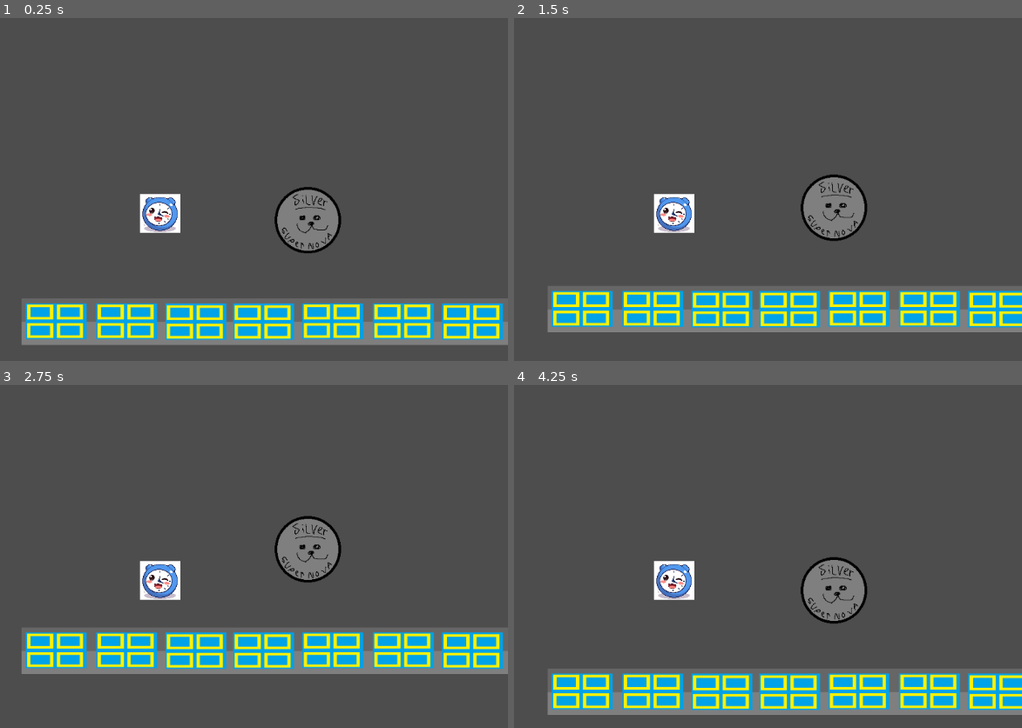
Above: before the commit, frames 1-4 (two rows, left to right).
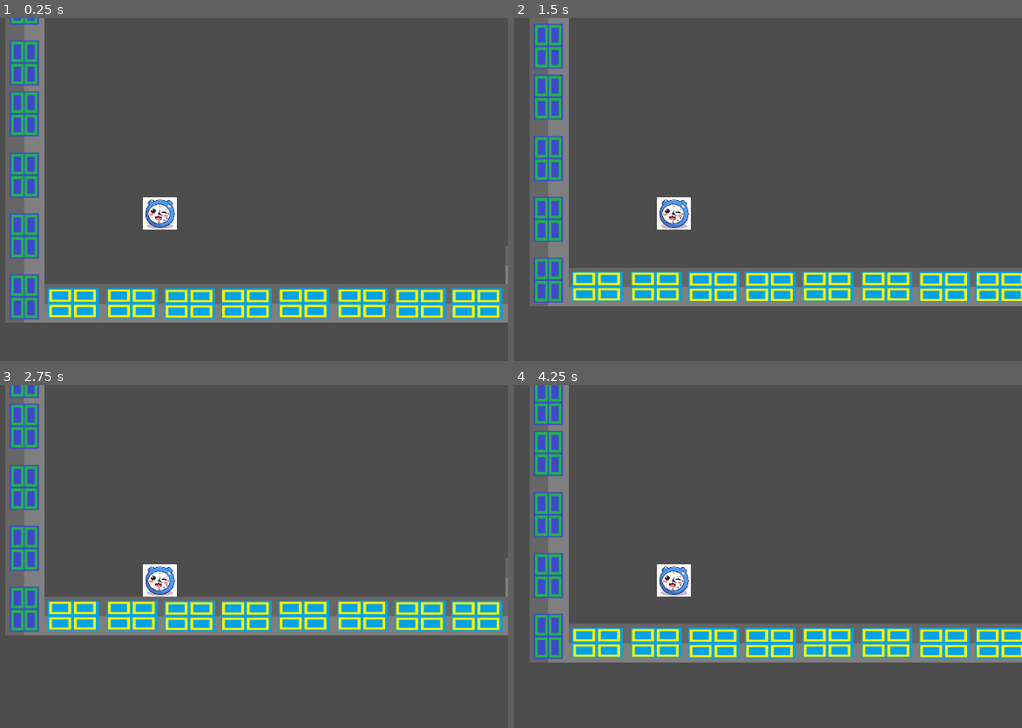
Above: after the commit, the same moments.

Repository: Novaliyn/SuperSilverHunter
Game: Godot game, scene res://Levels/Level1.tscn
Two runs of this game, one before a commit and one after it. Both use one fixed random seed, a clock stepped at 60 frames per second and the inputs below.
Inputs:
- Up to frame 1 (0.25 s): no input
- Up to frame 2 (1.5 s): tap Enter (ui_accept) at 0.5, 0.6, 0.77, 1.07 s; tap A (KEYA) at 1.35 s
- Up to frame 3 (2.75 s): tap Enter (ui_accept) at 1.52, 1.55, 1.82, 2.3 s; tap D (KEYD) at 2.1 s
- Up to frame 4 (4.25 s): tap Enter (ui_accept) at 2.85, 3.02, 3.32, 3.77, 3.8, 4.07 s; tap A (KEYA) at 3.6 s

The runs differ from the first frame. In frame 1, 24% of the frame differs, in the area x 1-100%, y 0-96%; in frame 2, 25%; in frame 3, 29%; in frame 4, 31%, in the area x 3-100%, y 0-97%.

Commit message:
organized and added spikes and walls.

Diff:
--- a/Levels/Level1.tscn
+++ b/Levels/Level1.tscn
@@ -1,62 +1,159 @@
-[gd_scene load_steps=5 format=3 uid="uid://ck0jcs2xow44g"]
+[gd_scene load_steps=8 format=3 uid="uid://ck0jcs2xow44g"]
 
 [ext_resource type="PackedScene" uid="uid://flb8xv1teey1" path="res://Objects/Character.tscn" id="1_3anf8"]
 [ext_resource type="PackedScene" uid="uid://bv0uhxnwjx1el" path="res://Objects/Silver.tscn" id="3_fhqol"]
 [ext_resource type="Texture2D" uid="uid://b1uqdcqwbw6f7" path="res://images/Platform.png" id="3_iotdp"]
+[ext_resource type="Texture2D" uid="uid://cc8b57e56qd1d" path="res://images/Wall.png" id="4_iotdp"]
+[ext_resource type="PackedScene" uid="uid://d2ikeefah20xn" path="res://Objects/spike.tscn" id="5_nutv8"]
 
 [sub_resource type="RectangleShape2D" id="RectangleShape2D_nutv8"]
 size = Vector2(1526, 254.5)
 
-[node name="Node2D" type="Node2D"]
+[sub_resource type="RectangleShape2D" id="RectangleShape2D_05pb0"]
+size = Vector2(260.25, 1550.25)
+
+[node name="Level" type="Node2D"]
 
 [node name="Character" parent="." instance=ExtResource("1_3anf8")]
 
-[node name="Silver" parent="." instance=ExtResource("3_fhqol")]
-position = Vector2(817, 66)
+[node name="NormalBlocks" type="CanvasGroup" parent="."]
 
-[node name="Silver2" parent="." instance=ExtResource("3_fhqol")]
-position = Vector2(3065, -197)
+[node name="Platforms" type="StaticBody2D" parent="NormalBlocks"]
 
-[node name="Platform" type="StaticBody2D" parent="."]
-
-[node name="CollisionShape2D" type="CollisionShape2D" parent="Platform"]
+[node name="CollisionShape2D" type="CollisionShape2D" parent="NormalBlocks/Platforms"]
 position = Vector2(0, 626)
 shape = SubResource("RectangleShape2D_nutv8")
 
-[node name="Sprite2D" type="Sprite2D" parent="Platform"]
-position = Vector2(5.72205e-06, 626.25)
+[node name="Sprite2D" type="Sprite2D" parent="NormalBlocks/Platforms"]
+position = Vector2(6.16312e-05, 626)
 scale = Vector2(3.815, 3.40667)
 texture = ExtResource("3_iotdp")
 
-[node name="Platform2" type="StaticBody2D" parent="."]
-
-[node name="CollisionShape2D" type="CollisionShape2D" parent="Platform2"]
+[node name="CollisionShape2D2" type="CollisionShape2D" parent="NormalBlocks/Platforms"]
 position = Vector2(1526, 626)
 shape = SubResource("RectangleShape2D_nutv8")
 
-[node name="Sprite2D" type="Sprite2D" parent="Platform2"]
+[node name="Sprite2D2" type="Sprite2D" parent="NormalBlocks/Platforms"]
 position = Vector2(1526, 626)
 scale = Vector2(3.815, 3.40667)
 texture = ExtResource("3_iotdp")
 
-[node name="Platform3" type="StaticBody2D" parent="."]
-
-[node name="CollisionShape2D" type="CollisionShape2D" parent="Platform3"]
+[node name="CollisionShape2D3" type="CollisionShape2D" parent="NormalBlocks/Platforms"]
 position = Vector2(3052, 371)
 shape = SubResource("RectangleShape2D_nutv8")
 
-[node name="Sprite2D" type="Sprite2D" parent="Platform3"]
+[node name="Sprite2D3" type="Sprite2D" parent="NormalBlocks/Platforms"]
 position = Vector2(3052, 371)
 scale = Vector2(3.815, 3.40667)
 texture = ExtResource("3_iotdp")
 
-[node name="Platform4" type="StaticBody2D" parent="."]
-
-[node name="CollisionShape2D" type="CollisionShape2D" parent="Platform4"]
+[node name="CollisionShape2D4" type="CollisionShape2D" parent="NormalBlocks/Platforms"]
 position = Vector2(3052, 626)
 shape = SubResource("RectangleShape2D_nutv8")
 
-[node name="Sprite2D" type="Sprite2D" parent="Platform4"]
+[node name="Sprite2D4" type="Sprite2D" parent="NormalBlocks/Platforms"]
 position = Vector2(3052, 626)
 scale = Vector2(3.815, 3.40667)
 texture = ExtResource("3_iotdp")
+
+[node name="CollisionShape2D5" type="CollisionShape2D" parent="NormalBlocks/Platforms"]
+position = Vector2(-260, -2475.25)
+shape = SubResource("RectangleShape2D_nutv8")
+
+[node name="Sprite2D5" type="Sprite2D" parent="NormalBlocks/Platforms"]
+position = Vector2(-260, -2475.25)
+scale = Vector2(3.815, 3.40667)
+texture = ExtResource("3_iotdp")
+
+[node name="CollisionShape2D6" type="CollisionShape2D" parent="NormalBlocks/Platforms"]
+position = Vector2(1266, -2475.25)
+shape = SubResource("RectangleShape2D_nutv8")
+
+[node name="Sprite2D6" type="Sprite2D" parent="NormalBlocks/Platforms"]
+position = Vector2(1266, -2475.25)
+scale = Vector2(3.815, 3.40667)
+texture = ExtResource("3_iotdp")
+
+[node name="CollisionShape2D7" type="CollisionShape2D" parent="NormalBlocks/Platforms"]
+position = Vector2(2792, -2475.25)
+shape = SubResource("RectangleShape2D_nutv8")
+
+[node name="Sprite2D7" type="Sprite2D" parent="NormalBlocks/Platforms"]
+position = Vector2(2792, -2475.25)
+scale = Vector2(3.815, 3.40667)
+texture = ExtResource("3_iotdp")
+
+[node name="CollisionShape2D8" type="CollisionShape2D" parent="NormalBlocks/Platforms"]
+position = Vector2(4318, -2475.25)
+shape = SubResource("RectangleShape2D_nutv8")
+
+[node name="Sprite2D8" type="Sprite2D" parent="NormalBlocks/Platforms"]
+position = Vector2(4318, -2475.25)
+scale = Vector2(3.815, 3.40667)
+texture = ExtResource("3_iotdp")
+
+[node name="CollisionShape2D9" type="CollisionShape2D" parent="NormalBlocks/Platforms"]
+position = Vector2(4840, -637.25)
+shape = SubResource("RectangleShape2D_nutv8")
+
+[node name="Sprite2D9" type="Sprite2D" parent="NormalBlocks/Platforms"]
+position = Vector2(4840, -637.25)
+scale = Vector2(3.815, 3.40667)
+texture = ExtResource("3_iotdp")
+
+[node name="CollisionShape2D10" type="CollisionShape2D" parent="NormalBlocks/Platforms"]
+position = Vector2(5986, -382.25)
+shape = SubResource("RectangleShape2D_nutv8")
+
+[node name="Sprite2D10" type="Sprite2D" parent="NormalBlocks/Platforms"]
+position = Vector2(5986, -382.25)
+scale = Vector2(3.815, 3.40667)
+texture = ExtResource("3_iotdp")
+
+[node name="Walls" type="StaticBody2D" parent="NormalBlocks"]
+
+[node name="CollisionShape2D" type="CollisionShape2D" parent="NormalBlocks/Walls"]
+position = Vector2(-893.125, -21.875)
+shape = SubResource("RectangleShape2D_05pb0")
+
+[node name="Sprite2D" type="Sprite2D" parent="NormalBlocks/Walls"]
+position = Vector2(-893, -21.5001)
+scale = Vector2(3.46667, 3.8775)
+texture = ExtResource("4_iotdp")
+
+[node name="CollisionShape2D2" type="CollisionShape2D" parent="NormalBlocks/Walls"]
+position = Vector2(-893.125, -1572.88)
+shape = SubResource("RectangleShape2D_05pb0")
+
+[node name="Sprite2D2" type="Sprite2D" parent="NormalBlocks/Walls"]
+position = Vector2(-893, -1572.5)
+scale = Vector2(3.46667, 3.8775)
+texture = ExtResource("4_iotdp")
+
+[node name="CollisionShape2D3" type="CollisionShape2D" parent="NormalBlocks/Walls"]
+position = Vector2(3944.88, -21.8751)
+shape = SubResource("RectangleShape2D_05pb0")
+
+[node name="Sprite2D3" type="Sprite2D" parent="NormalBlocks/Walls"]
+position = Vector2(3945, -21.5001)
+scale = Vector2(3.46667, 3.8775)
+texture = ExtResource("4_iotdp")
+
+[node name="CollisionShape2D4" type="CollisionShape2D" parent="NormalBlocks/Walls"]
+position = Vector2(3945, -425)
+shape = SubResource("RectangleShape2D_05pb0")
+
+[node name="Sprite2D4" type="Sprite2D" parent="NormalBlocks/Walls"]
+position = Vector2(3945, -424.5)
+scale = Vector2(3.46667, 3.8775)
+texture = ExtResource("4_iotdp")
+
+[node name="Specialty blocks" type="CanvasGroup" parent="."]
+
+[node name="Silver" parent="Specialty blocks" instance=ExtResource("3_fhqol")]
+position = Vector2(2948, -853)
+scale = Vector2(2, 2)
+
+[node name="Spike" parent="Specialty blocks" instance=ExtResource("5_nutv8")]
+position = Vector2(4816, -766)
+scale = Vector2(0.65, 0.65)
--- a/Objects/Character.gd
+++ b/Objects/Character.gd
@@ -2,20 +2,17 @@
 
 
 const SPEED = 1000.0
-const JUMP_VELOCITY = -900.0
+const JUMP_VELOCITY = -800.0
 var score = 0
 
 func _physics_process(delta: float) -> void:
-	# Add the gravity.
 	if not is_on_floor():
 		velocity += get_gravity() * delta
 
-	# Handle jump.
-	if Input.is_action_just_pressed("ui_accept") and is_on_floor():
+
+	if Input.is_action_just_pressed("ui_accept") and is_on_floor() or Input.is_action_just_pressed("ui_accept") and is_on_wall():
 		velocity.y = JUMP_VELOCITY
 
-	# Get the input direction and handle the movement/deceleration.
-	# As good practice, you should replace UI actions with custom gameplay actions.
 	var direction := Input.get_axis("KEYA", "KEYD")
 	if direction:
 		velocity.x = direction * SPEED
--- a/Objects/Character.tscn
+++ b/Objects/Character.tscn
@@ -19,4 +19,4 @@
 shape = SubResource("RectangleShape2D_7ig0a")
 
 [node name="Camera2D" type="Camera2D" parent="."]
-zoom = Vector2(0.3, 0.3)
+zoom = Vector2(0.25, 0.25)
--- /dev/null
+++ b/Objects/spike.gd
@@ -0,0 +1 @@
+extends StaticBody2D
--- /dev/null
+++ b/Objects/spike.tscn
@@ -0,0 +1,17 @@
+[gd_scene load_steps=3 format=3 uid="uid://d2ikeefah20xn"]
+
+[ext_resource type="Script" uid="uid://jntmuig80uoh" path="res://Objects/spike.gd" id="1_rari4"]
+[ext_resource type="Texture2D" uid="uid://djg42vaj50tkj" path="res://images/Spike.png" id="1_twdue"]
+
+[node name="Spike" type="StaticBody2D"]
+script = ExtResource("1_rari4")
+
+[node name="Sprite2D" type="Sprite2D" parent="."]
+position = Vector2(211, -204)
+scale = Vector2(3.5, 3.45312)
+texture = ExtResource("1_twdue")
+
+[node name="CollisionPolygon2D" type="CollisionPolygon2D" parent="."]
+position = Vector2(210, -199)
+scale = Vector2(24.0282, 25.0416)
+polygon = PackedVector2Array(-9, 8, 0, -9, 9, 8)
Not shown, added: Objects/spike.gd.uid
Binary file added: images/Spike.png
Not shown, added: images/Spike.png.import
Binary file added: images/Wall.png
Not shown, changed: images/Wall.png.import
